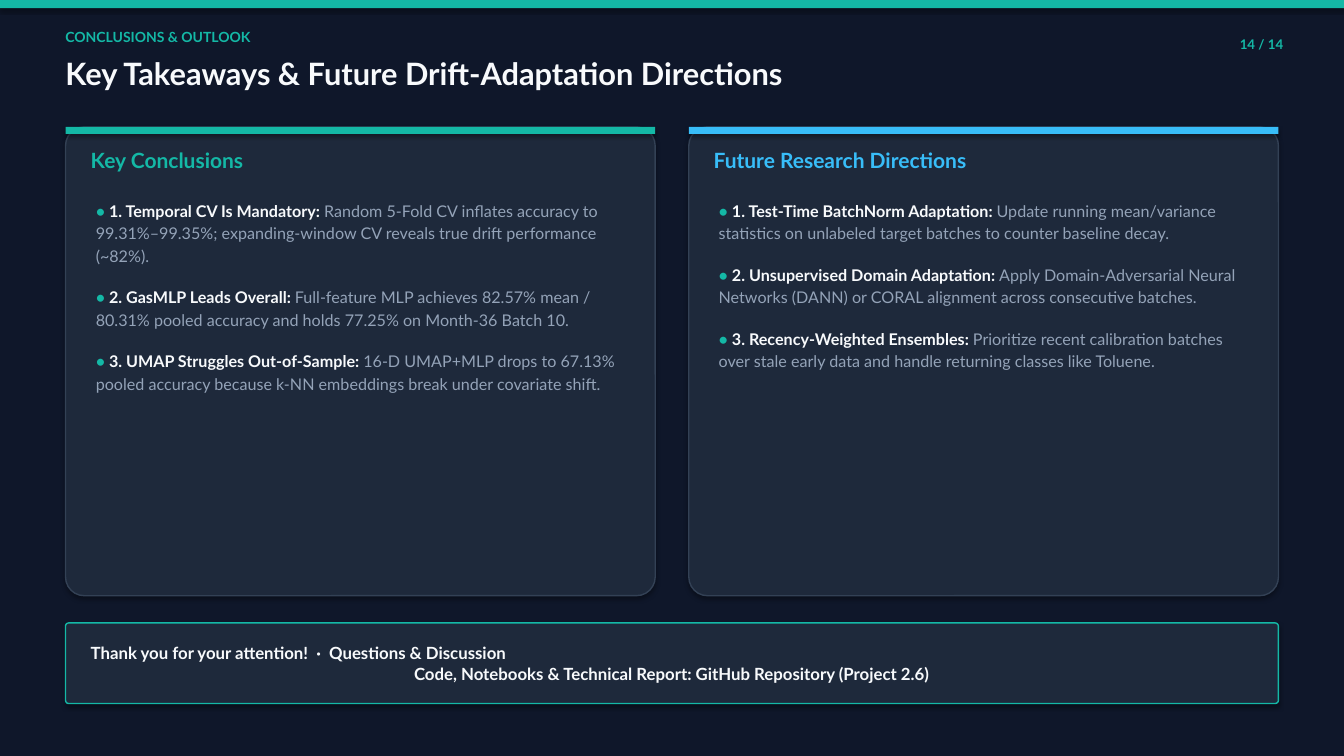
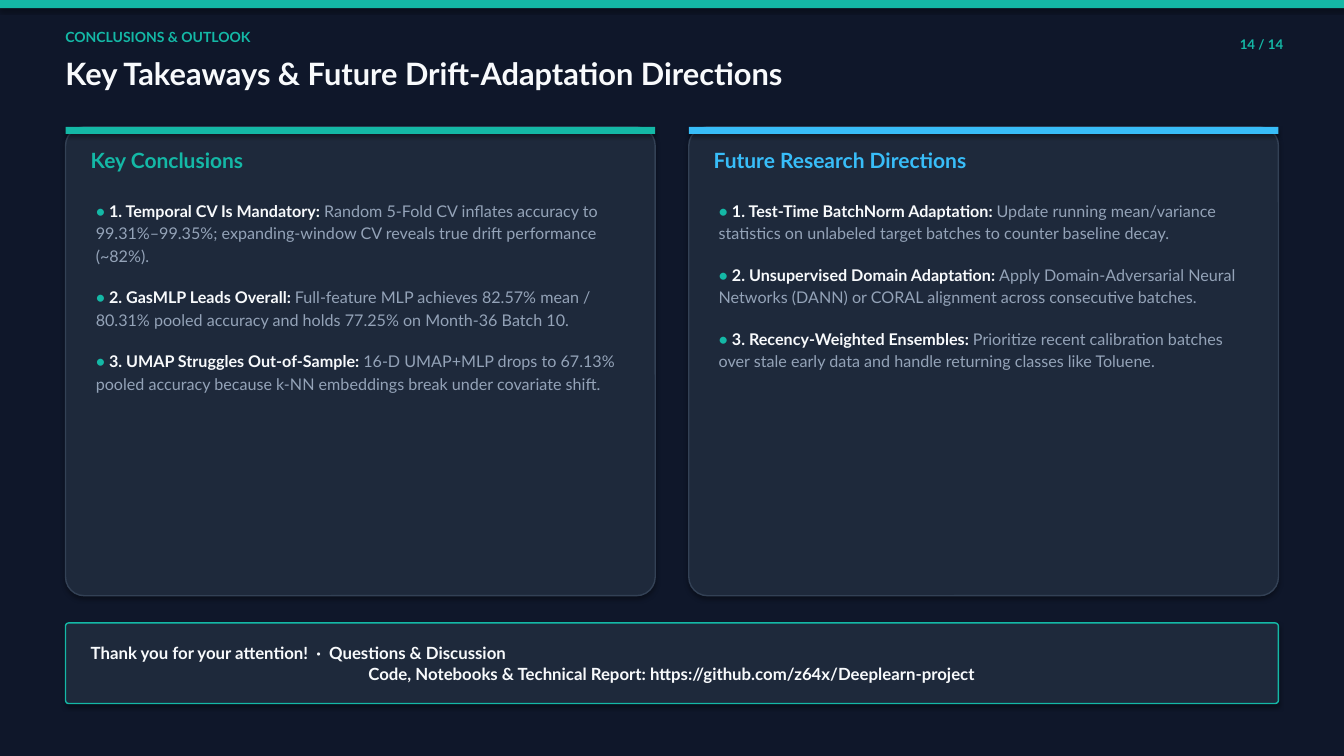
Before and after one commit to z64x/Deeplearn-project, a slide deck: slide 14 of report/Gas_Sensor_Array_Drift_Presentation.pptx. Drawn at 1344x756 pixels with LibreOffice and Linux fonts; fonts in the diff are those of the drawing. Boxes give left, top, right and bottom in pixels: in the first picture for what was removed or moved away, otherwise in the second. Text is boxed around its words. In the diff, an @@ line names an element or a change of style, - is before the commit and + after.

Commit message:
Add public GitHub repository URL to report and presentation

```diff
--- a/report/Gas_Sensor_Array_Drift_Presentation.pptx
+++ b/report/Gas_Sensor_Array_Drift_Presentation.pptx
@@ text at (91,646,975,683): text changed @@
-Thank you for your attention! · Questions & Discussion
-Code, Notebooks & Technical Report: GitHub Repository (Project 2.6)
+Thank you for your attention! · Questions & Discussion
+Code, Notebooks & Technical Report: https://github.com/z64x/Deeplearn-project
```
Also in this commit, not shown: 2 other files.
